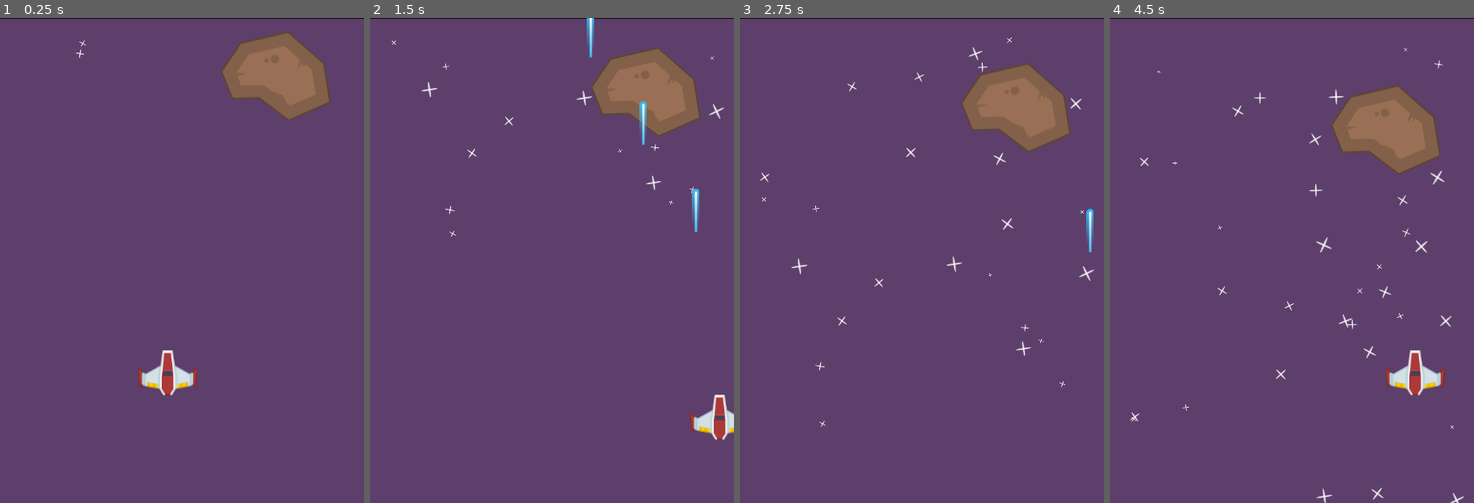
Above: before the commit, frames 1-4 (left to right).
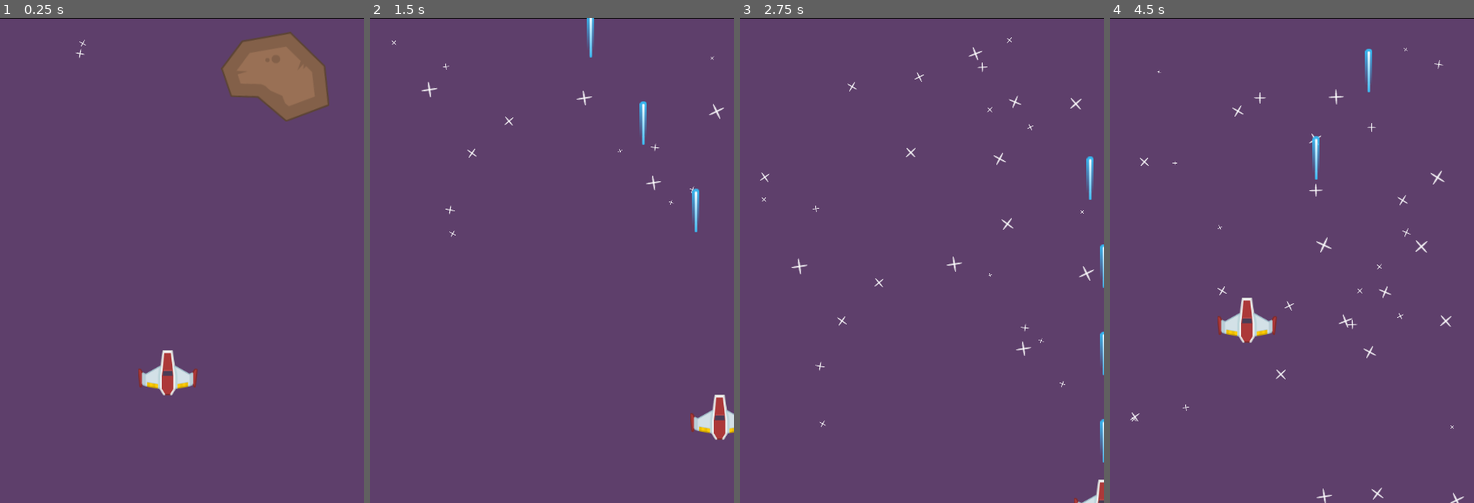
Above: after the commit, the same moments.

Repository: danny-mendoza1/HandFingers
Game: Godot game, scene res://playground.tscn
Two runs of this game, one before a commit and one after it. Both use one fixed random seed, a clock stepped at 60 frames per second and the inputs below.
Inputs (mouse positions are in pixels of both pictures, inside the frame that each line leads up to):
- Up to frame 1 (0.25 s): no input
- Up to frame 2 (1.5 s): move the mouse to (632, 236) at 0.52 s; press the mouse at (632, 236) at 0.53 s; hold D (player_right) 0.53-1.28 s; move the mouse to (479, 284) at 1.27 s; release the mouse at (479, 284) at 1.28 s; hold S (player_down) from 1.28 s (still down); tap F at 1.35 s
- Up to frame 3 (2.75 s): move the mouse to (958, 153) at 2.02 s; release S (player_down) at 2.03 s; press the mouse at (958, 153) at 2.03 s; hold D (player_right) from 2.03 s (still down)
- Up to frame 4 (4.5 s): move the mouse to (1273, 357) at 2.77 s; release D (player_right) at 2.78 s; release the mouse at (1273, 357) at 2.78 s; hold W (player_up) 2.78-3.53 s; tap F at 2.85, 4.35 s; move the mouse to (1401, 333) at 3.52 s; press the mouse at (1401, 333) at 3.53 s; hold A (player_left) from 3.53 s (still down); move the mouse to (1182, 187) at 4.27 s; release the mouse at (1182, 187) at 4.28 s

The runs differ from the first frame. In frame 1, 0.2% of the frame differs, in the area x 60-91%, y 2-22%; in frame 2, 3.6%; in frame 3, 4.4%; in frame 4, 5.6%, in the area x 29-92%, y 6-78%.

Commit message:
meteor now disappears when destroyed

Diff:
--- a/meteor/meteor.gd
+++ b/meteor/meteor.gd
@@ -1,16 +1,33 @@
 class_name Meteor extends Area2D
+
+@export var life: int = 1
 
 @export var min_speed: float = 10
 @export var max_speed: float = 20
+@export var min_rotation_rate: float = -20
+@export var max_rotation_rate: float = 20
 
 var speed: float = 0
+var rotation_rate: float = 0
 
 
 func _ready() -> void:
 	speed = randf_range(min_speed, max_speed)
+	rotation_rate = randf_range(min_rotation_rate, max_rotation_rate)
 	pass
 
 
 func _physics_process(delta: float) -> void:
+	rotation_degrees += rotation_rate * delta
 	position.y += speed * delta
 	pass
+
+
+func _on_visible_on_screen_notifier_2d_screen_exited() -> void:
+	queue_free()
+
+
+func damage(amount: int):
+	life -= amount
+	if life <= 0:
+		queue_free()
--- a/meteor/meteor.tscn
+++ b/meteor/meteor.tscn
@@ -3,12 +3,18 @@
 [ext_resource type="Script" path="res://meteor/meteor.gd" id="1_5fwcl"]
 [ext_resource type="Texture2D" uid="uid://4d217uaqmtch" path="res://assets/tutorial_assets/meteorBig.png" id="1_ivayy"]
 
-[node name="Meteor" type="Area2D"]
+[node name="Meteor" type="Area2D" groups=["damageable"]]
 script = ExtResource("1_5fwcl")
 
 [node name="Sprite2D" type="Sprite2D" parent="."]
 texture = ExtResource("1_ivayy")
 
 [node name="CollisionPolygon2D" type="CollisionPolygon2D" parent="."]
-visible = false
-polygon = PackedVector2Array(-43, -40, 15, -54, 60, -16, 67, 33, 15, 55, -21, 27, -52, 28, -66, -6)
+polygon = PackedVector2Array(17, 55, -22, 27, -53, 27, -68, -6, -45, -40, 15, -55, 60, -15, 67, 30)
+
+[node name="VisibleOnScreenNotifier2D" type="VisibleOnScreenNotifier2D" parent="."]
+position = Vector2(0.499999, 0.500002)
+scale = Vector2(7.05, 5.85)
+
+[connection signal="area_entered" from="." to="." method="_on_area_entered"]
+[connection signal="screen_exited" from="VisibleOnScreenNotifier2D" to="." method="_on_visible_on_screen_notifier_2d_screen_exited"]
--- a/player/scripts/player.gd
+++ b/player/scripts/player.gd
@@ -1,20 +1,23 @@
 class_name Player extends CharacterBody2D
-var direction : Vector2 = Vector2.ZERO
+var direction: Vector2 = Vector2.ZERO
 @onready var state_machine: Node = $StateMachine
+
 
 # Called when the node enters the scene tree for the first time.
 func _ready() -> void:
 	state_machine.Initialize(self)
-	pass # Replace with function body.
+	pass  # Replace with function body.
 
 
 # Called every frame. 'delta' is the elapsed time since the previous frame.
 func _process(_delta: float) -> void:
-	direction = Vector2(
-		Input.get_axis("player_left", "player_right"),
-		Input.get_axis("player_up", "player_down")
-	).normalized()
+	direction = Vector2(Input.get_axis("player_left", "player_right"), Input.get_axis("player_up", "player_down")).normalized()
 	pass
 
-func _physics_process( _delta ):
+
+func _physics_process(_delta):
 	move_and_slide()
+	#Make sure we are in the screen
+	var view_rect: Rect2 = get_viewport_rect()
+	position.x = clamp(position.x, 0, view_rect.size.x)
+	position.y = clamp(position.y, 0, view_rect.size.y)
--- a/player/states/state_attack.gd
+++ b/player/states/state_attack.gd
@@ -1,6 +1,6 @@
 class_name StateAttack extends State
 
-@export var projectile_scene: PackedScene = preload("res://projectiles/laser/basic_laser.tscn")
+@export var projectile_scene: PackedScene = preload("res://projectiles/projectile.tscn")
 @export var fire_rate: float = 0.2  # Cooldown time between projectiles
 @export var fire_delay: float = 0.2
 @onready var fire_delay_timer: Timer = $"../../FireDelayTimer"
@@ -12,7 +12,7 @@
 func _ready() -> void:
 	# Ensure the projectile scene is set, preload a default if not
 	if projectile_scene == null:
-		projectile_scene = preload("res://projectiles/laser/basic_laser.tscn")
+		projectile_scene = preload("res://projectiles/projectile.tscn")
 
 
 func enter() -> void:
--- a/player/states/state_move.gd
+++ b/player/states/state_move.gd
@@ -2,6 +2,7 @@
 
 @export var move_speed: float = 300.0
 @onready var attack: State = $"../Attack"
+@onready var animated_sprite: AnimatedSprite2D = $"../../AnimatedSprite2D"
 
 
 func enter() -> void:
@@ -15,16 +16,18 @@
 
 ## What happens during the _process update in this State
 func process(_delta: float) -> State:
-	player.velocity = player.direction * move_speed
-
-	#if player.set_direction():
-	#player.update_animation("walk")
-
+	if player.direction.x < 0:
+		animated_sprite.play("Left")
+	elif player.direction.x > 0:
+		animated_sprite.play("Right")
+	else:
+		animated_sprite.play("Straight")
 	return null
 
 
 ## What happens during the _physics_process update in this State
 func physics(_delta: float) -> State:
+	player.velocity = player.direction * move_speed
 	return null
 
 
--- a/project.godot
+++ b/project.godot
@@ -24,6 +24,10 @@
 [editor_plugins]
 
 enabled=PackedStringArray("res://addons/gdscript_formatter/plugin.cfg")
+
+[global_group]
+
+damageable=""
 
 [input]
 
--- a/projectiles/laser/basic_laser.gd
+++ b/projectiles/laser/basic_laser.gd
@@ -4,10 +4,4 @@
 
 
 func _ready() -> void:
-	# Override the default type if needed
-	type = "laser"
-
-
-func _on_visible_on_screen_notifier_2d_screen_exited() -> void:
-	queue_free()
-	pass  # Replace with function body.
+	pass
--- a/projectiles/projectile.gd
+++ b/projectiles/projectile.gd
@@ -6,8 +6,7 @@
 
 
 func _ready() -> void:
-	# Connect the body entered signal for collision handling
-	self.connect("body_entered", Callable(self, "_on_body_entered"))
+	pass
 
 
 func _physics_process(delta: float) -> void:
@@ -15,8 +14,11 @@
 	position += direction * speed * delta
 
 
-func _on_body_entered(body: Node) -> void:
-	# Check if the body has a take_damage method
-	if "take_damage" in body:
-		body.take_damage(self)
-	queue_free()  # Destroy the projectile upon impact
+func _on_visible_on_screen_notifier_2d_screen_exited() -> void:
+	queue_free()
+
+
+func _on_area_entered(area: Area2D) -> void:
+	if area.is_in_group("damageable"):
+		area.damage(1)
+	pass
--- /dev/null
+++ b/projectiles/projectile.tscn
@@ -0,0 +1,23 @@
+[gd_scene load_steps=4 format=3 uid="uid://y7bfmno1wge7"]
+
+[ext_resource type="Script" path="res://projectiles/projectile.gd" id="1_25epw"]
+[ext_resource type="Texture2D" uid="uid://dmrxb4a1046qu" path="res://assets/PNG/Lasers/laserBlue01.png" id="2_t1hwa"]
+
+[sub_resource type="RectangleShape2D" id="RectangleShape2D_mxxxi"]
+size = Vector2(8, 54)
+
+[node name="Projectile" type="Area2D" groups=["damageable"]]
+script = ExtResource("1_25epw")
+
+[node name="Sprite2D" type="Sprite2D" parent="."]
+texture = ExtResource("2_t1hwa")
+
+[node name="CollisionShape2D" type="CollisionShape2D" parent="."]
+shape = SubResource("RectangleShape2D_mxxxi")
+
+[node name="VisibleOnScreenNotifier2D" type="VisibleOnScreenNotifier2D" parent="."]
+position = Vector2(0, -4.76837e-07)
+scale = Vector2(0.5, 2.7)
+
+[connection signal="area_entered" from="." to="." method="_on_area_entered"]
+[connection signal="screen_exited" from="VisibleOnScreenNotifier2D" to="." method="_on_visible_on_screen_notifier_2d_screen_exited"]
